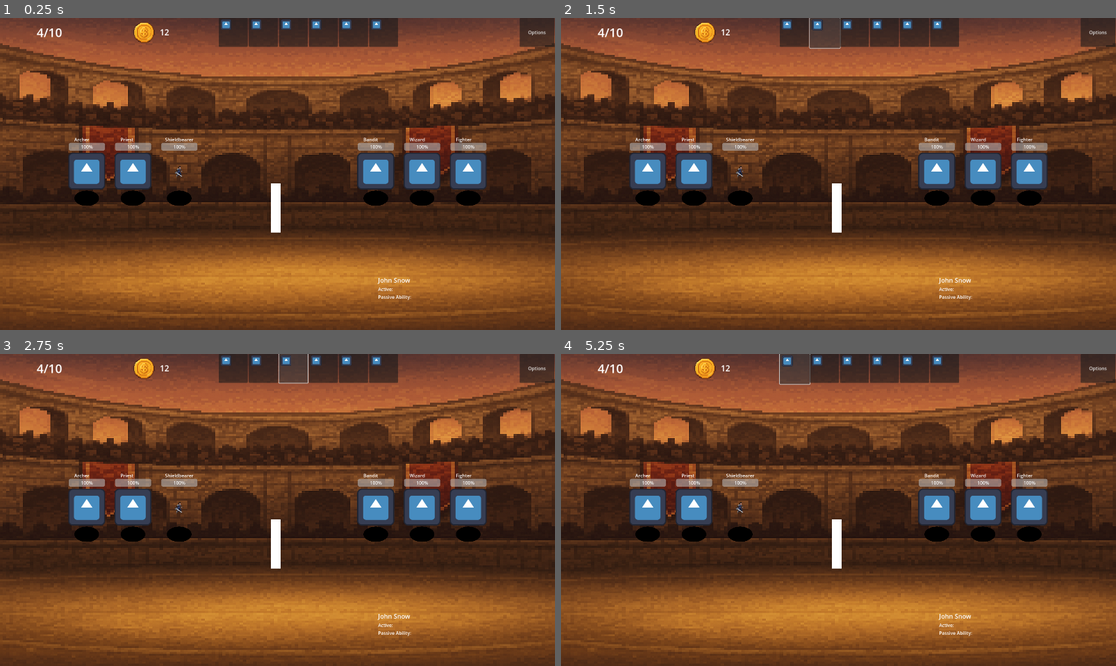
Above: before the commit, frames 1-4 (two rows, left to right).
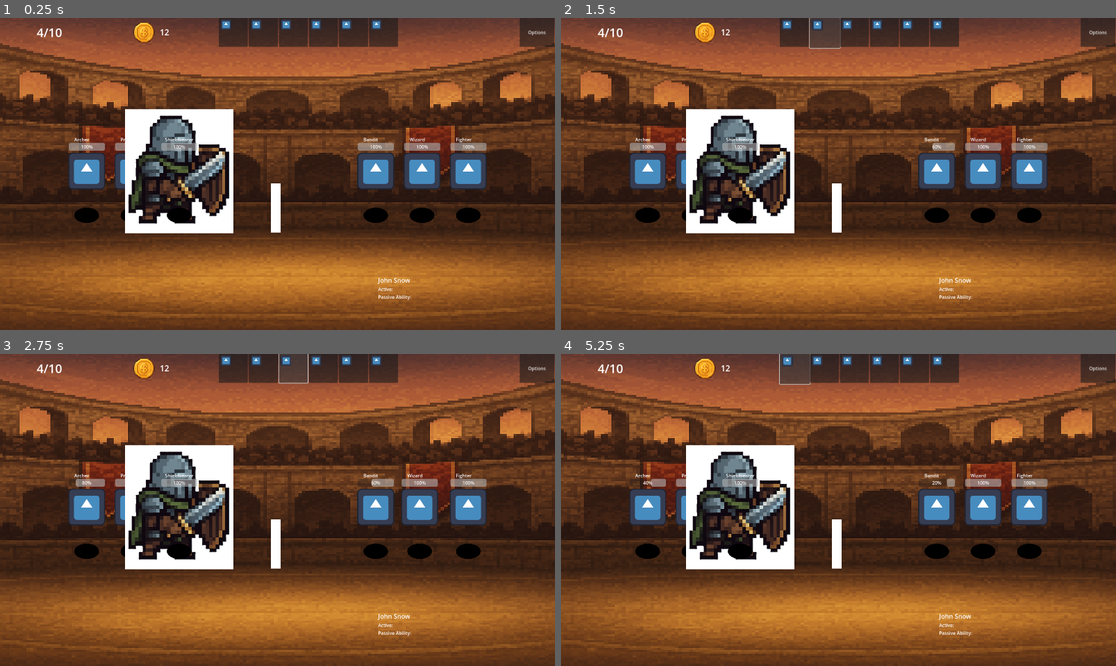
Above: after the commit, the same moments.

Repository: klaswell16/auto_battler
Game: Godot game, scene res://scenes/battle_scene.tscn
Same seed, same stepped clock (60 frames per second), same inputs: the game is played once before the commit and once after it. The engine's default icon, where the game draws it, is replaced by a stand-in: a white triangle on a blue panel in a dark square.
Inputs (mouse positions are in pixels of both pictures, inside the frame that each line leads up to):
- Up to frame 1 (0.25 s): no input
- Up to frame 2 (1.5 s): click (794, 33) at 0.5 s; click (821, 33) at 1.25 s
- Up to frame 3 (2.75 s): click (294, 369) at 2 s
- Up to frame 4 (5.25 s): click (882, 369) at 2.75 s; click (916, 369) at 3.5 s; click (943, 369) at 4.25 s; click (794, 369) at 5 s

The runs differ from the first frame. In frame 1, 8.5% of the frame differs, in the area x 13-87%, y 29-70%; in frame 2, 8.6%; in frame 3, 9.0%, in the area x 12-87%, y 29-70%; in frame 4, 8.8%.

Commit message:
Added some sprites

Diff:
--- a/data/shieldbearer.tres
+++ b/data/shieldbearer.tres
@@ -1,6 +1,6 @@
 [gd_resource type="Resource" script_class="ChampionData" load_steps=3 format=3 uid="uid://d0em6jn425c6h"]
 
-[ext_resource type="Texture2D" uid="uid://2h3j70u065v7" path="res://sprites/Idlestanding.png" id="1_16f62"]
+[ext_resource type="Texture2D" uid="uid://1ivikckoy4ei" path="res://sprites/shieldbearernobg.png" id="1_16f62"]
 [ext_resource type="Script" uid="uid://b5ufi8mmpoals" path="res://scripts/champion_data.gd" id="2_8cdh5"]
 
 [resource]
--- a/scenes/champion.tscn
+++ b/scenes/champion.tscn
@@ -12,7 +12,7 @@
 texture = ExtResource("2_jtx5s")
 
 [node name="Shadow" type="Sprite2D" parent="."]
-position = Vector2(-4.7683716e-07, 192)
+position = Vector2(-2.842171e-14, 251)
 scale = Vector2(0.2, 0.2)
 texture = ExtResource("3_gjgd2")
 
--- a/scripts/battle_scene.gd
+++ b/scripts/battle_scene.gd
@@ -14,6 +14,13 @@
 func _ready() -> void:
 	_spawn_row(player_row, player_team)
 	_spawn_row(enemy_row, enemy_team)
+	_cache_slots()
+	_start_battle()
+
+func _start_battle() -> void:
+	call_deferred("_run_battle")
+
+func _run_battle() -> void:
 	await get_tree().create_timer(0.4).timeout
 	await _battle_loop_speed_based()
 
@@ -29,17 +36,17 @@
 	enemy_slots.clear()
 
 	for child in player_row.get_children():
-		# assumes your script uses class_name ChampionSlot
-		if child is ChampionSlot:
+		if child.has_method("place_champion"):
 			player_slots.append(child)
 
 	for child in enemy_row.get_children():
-		if child is ChampionSlot:
+		if child.has_method("place_champion"):
 			enemy_slots.append(child)
+
+	print("Cached slots -> player:", player_slots.size(), " enemy:", enemy_slots.size())
 
 func _battle_loop_speed_based() -> void:
 	while true:
-		# Check win/lose before the round
 		if _is_team_defeated(player_slots):
 			_on_battle_end("enemy")
 			return
@@ -56,7 +63,6 @@
 			var champ: Champion = actor["champ"]
 			var team: String = actor["team"]
 
-			# skip if they died earlier in the round
 			if champ == null or champ.is_dead():
 				continue
 
@@ -64,18 +70,16 @@
 
 			var target: Champion = _get_first_living_champion(defenders)
 			if target == null:
-				# opposing team is wiped mid-round
 				if team == "player":
 					_on_battle_end("player")
 				else:
 					_on_battle_end("enemy")
 				return
 
-			# attack!
 			await champ.attack(target)
 
 			await get_tree().create_timer(0.4).timeout
-			# immediately check win/lose after each hit
+
 			if _is_team_defeated(defenders):
 				if team == "player":
 					_on_battle_end("player")
@@ -104,9 +108,7 @@
 				"team": "enemy"
 			})
 
-	# sort by speed descending, players win ties (you can change this)
-	actors.sort_custom(_compare_actor_speed)
-
+	actors.sort_custom(Callable(self, "_compare_actor_speed"))
 	return actors
 
 func _compare_actor_speed(a: Dictionary, b: Dictionary) -> bool:
@@ -114,12 +116,10 @@
 	var cb: Champion = b["champ"]
 
 	if ca.speed == cb.speed:
-		# tiebreaker: player team acts first
 		if a["team"] == b["team"]:
 			return true
 		return a["team"] == "player"
 
-	# higher speed comes first
 	return ca.speed > cb.speed
 
 func _is_team_defeated(slots: Array) -> bool:
@@ -140,4 +140,3 @@
 
 func _on_battle_end(winner: String) -> void:
 	print("Battle over! Winner: ", winner)
-	# TODO: hook into title screen / rewards / next round, etc.
Binary file added: sprites/Preview.gif
Binary file added: sprites/shieldbearer.png
Not shown, added: sprites/shieldbearer.png.import
Binary file added: sprites/shieldbearernobg.png
Not shown, added: sprites/shieldbearernobg.png.import
